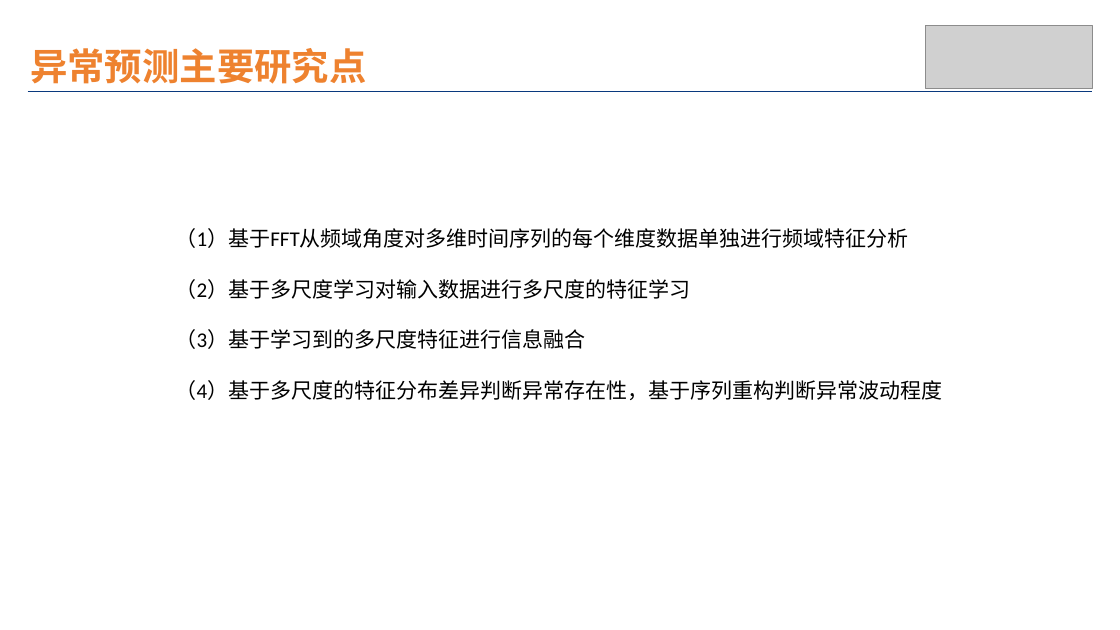
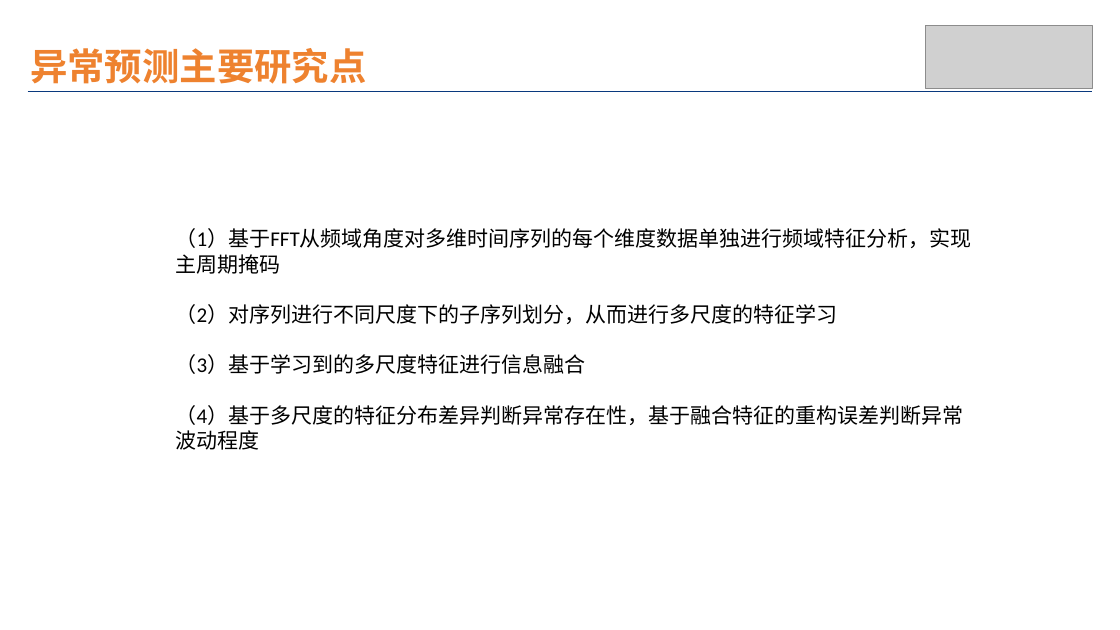
Before and after one commit to wuchenhu98/lunwen, a slide deck: slide 9 of 论文模型.pptx. Drawn at 1120x630 pixels with LibreOffice and Linux fonts; fonts in the diff are those of the drawing; grey boxes stand for pictures. Boxes give left, top, right and bottom in pixels: in the first picture for what was removed or moved away, otherwise in the second. Text is boxed around its words. In the diff, an @@ line names an element or a change of style, - is before the commit and + after.

```diff
--- a/论文模型.pptx
+++ b/论文模型.pptx
@@ text at (176,228,972,324): text changed @@
-（1）基于FFT从频域角度对多维时间序列的每个维度数据单独进行频域特征分析
-（2）基于多尺度学习对输入数据进行多尺度的特征学习
+（1）基于FFT从频域角度对多维时间序列的每个维度数据单独进行频域特征分析，实现主周期掩码
+（2）对序列进行不同尺度下的子序列划分，从而进行多尺度的特征学习
@@ text at (176,405,964,450): text changed @@
-（4）基于多尺度的特征分布差异判断异常存在性，基于序列重构判断异常波动程度
+（4）基于多尺度的特征分布差异判断异常存在性，基于融合特征的重构误差判断异常波动程度
```
Also in this commit, not shown: 3 other slides changed.
